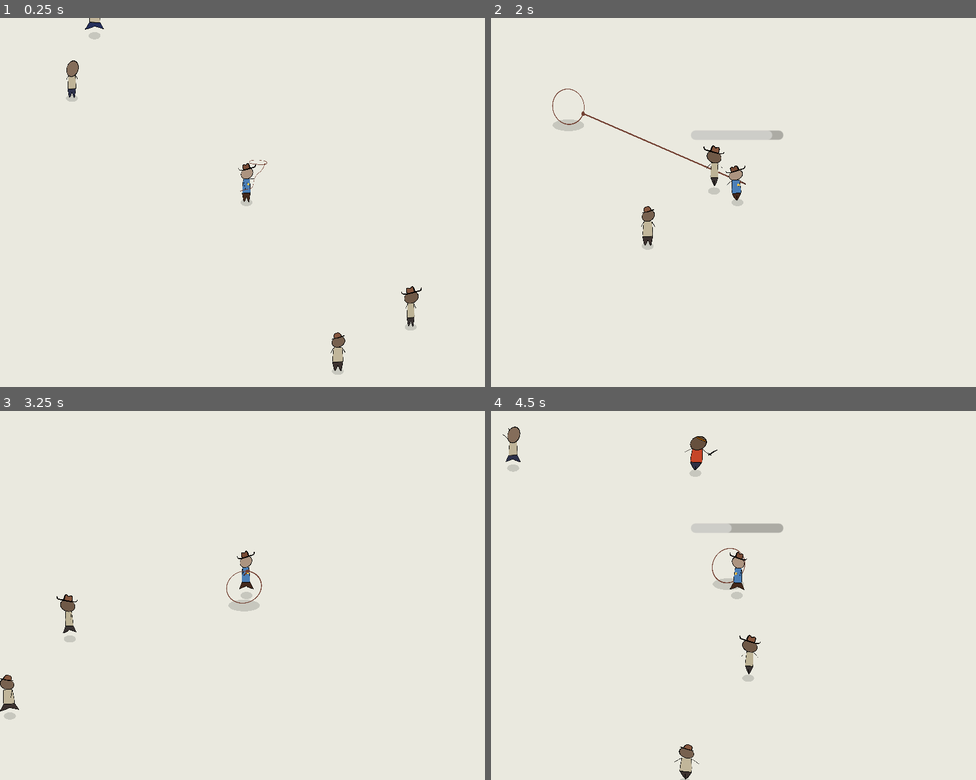
Above: before the commit, frames 1-4 (two rows, left to right).
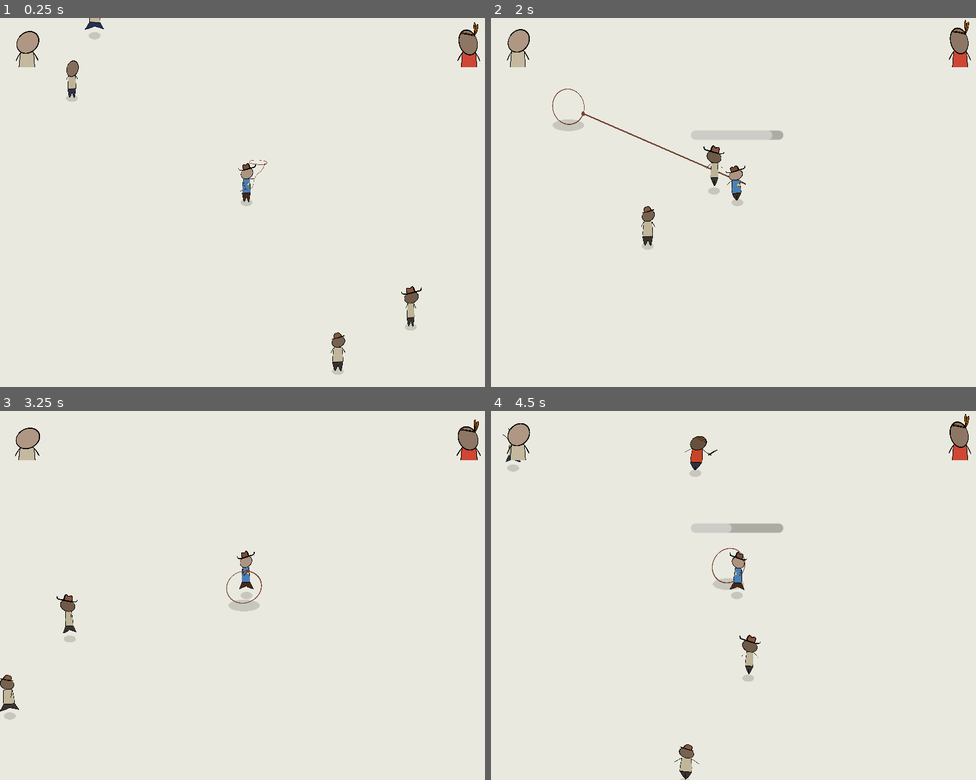
Above: after the commit, the same moments.

Repository: martindzejky/gmtk2025
Game: Godot game, scene res://waves_testing.tscn
Two runs of this game, one before a commit and one after it. Both use one fixed random seed, a clock stepped at 60 frames per second and the inputs below. Before the commit the project starts from res://main.tscn.
Inputs (mouse positions are in pixels of both pictures, inside the frame that each line leads up to):
- Up to frame 1 (0.25 s): no input
- Up to frame 2 (2 s): move the mouse to (845, 184) at 0.52 s; hold D (move_right) 0.53-1.28 s; tap Shift (dash) at 0.6 s; move the mouse to (636, 220) at 1.27 s; hold S (move_down) from 1.28 s (still down); click (636, 220) at 1.35 s
- Up to frame 3 (3.25 s): move the mouse to (295, 514) at 2.02 s; release S (move_down) at 2.03 s; hold D (move_right) 2.03-2.78 s; tap Shift (dash) at 2.1 s; move the mouse to (223, 669) at 2.77 s; hold W (move_up) from 2.78 s (still down); click (223, 669) at 2.85 s
- Up to frame 4 (4.5 s): move the mouse to (883, 650) at 3.52 s; release W (move_up) at 3.53 s; hold A (move_left) from 3.53 s (still down); tap Shift (dash) at 3.6 s; move the mouse to (588, 540) at 4.27 s; click (588, 540) at 4.35 s

The runs differ from the first frame. In frame 1, 0.7% of the frame differs, in the area x 3-99%, y 1-14%; in frame 2, 0.7%, in the area x 3-99%, y 0-14%; in frame 3, 0.7%; in frame 4, 0.7%.

Commit message:
folks can die + crappy UI test

Diff:
--- a/dude_testing.tscn
+++ b/dude_testing.tscn
@@ -23,6 +23,7 @@
 [node name="camera" parent="." instance=ExtResource("2_sagn4")]
 
 [node name="ui" type="CanvasLayer" parent="."]
+layer = 10
 
 [node name="ui_root" type="Control" parent="ui"]
 layout_mode = 3
--- a/main.tscn
+++ /dev/null
@@ -1,31 +0,0 @@
-[gd_scene load_steps=9 format=3 uid="uid://bifqkl6lsp6wc"]
-
-[ext_resource type="PackedScene" uid="uid://qwj8b5x4g7c1" path="res://objects/player.tscn" id="1_0xm2m"]
-[ext_resource type="Script" uid="uid://bcpmyhlyslkwq" path="res://scripts/wave_spawner.gd" id="2_0xm2m"]
-[ext_resource type="Script" uid="uid://dmo2rhel62y5f" path="res://scripts/spawn_wave.gd" id="3_lquwl"]
-[ext_resource type="Resource" uid="uid://b15ivea504ili" path="res://waves/wave_0.tres" id="4_1bvp3"]
-[ext_resource type="Resource" uid="uid://bkjxd3s8qho82" path="res://waves/wave_1.tres" id="5_lquwl"]
-[ext_resource type="Resource" uid="uid://cspiwl2qqobau" path="res://waves/wave_2.tres" id="6_7mycd"]
-[ext_resource type="Resource" uid="uid://d1uha8uiqksby" path="res://waves/wave_3.tres" id="7_272bh"]
-[ext_resource type="PackedScene" uid="uid://celdle61b8mey" path="res://objects/folk.tscn" id="8_5vw27"]
-
-[node name="main" type="Node2D"]
-y_sort_enabled = true
-
-[node name="player" parent="." instance=ExtResource("1_0xm2m")]
-
-[node name="wave_spawner" type="Node" parent="."]
-script = ExtResource("2_0xm2m")
-waves = Array[ExtResource("3_lquwl")]([ExtResource("4_1bvp3"), ExtResource("5_lquwl"), ExtResource("6_7mycd"), ExtResource("7_272bh")])
-
-[node name="folk" parent="." instance=ExtResource("8_5vw27")]
-position = Vector2(178, 135)
-
-[node name="folk2" parent="." instance=ExtResource("8_5vw27")]
-position = Vector2(99, 183)
-
-[node name="folk3" parent="." instance=ExtResource("8_5vw27")]
-position = Vector2(-189, -113)
-
-[node name="folk4" parent="." instance=ExtResource("8_5vw27")]
-position = Vector2(-161, -184)
--- a/objects/dude.tscn
+++ b/objects/dude.tscn
@@ -767,6 +767,92 @@
 }
 tracks/9/use_blend = true
 
+[sub_resource type="Animation" id="Animation_nb8wc"]
+resource_name = "die"
+length = 0.6
+tracks/0/type = "value"
+tracks/0/imported = false
+tracks/0/enabled = true
+tracks/0/path = NodePath("jump_animation/rotation_scale_animation/body_scale/body:frame")
+tracks/0/interp = 1
+tracks/0/loop_wrap = true
+tracks/0/keys = {
+"times": PackedFloat32Array(0),
+"transitions": PackedFloat32Array(1),
+"update": 1,
+"values": [11]
+}
+tracks/1/type = "value"
+tracks/1/imported = false
+tracks/1/enabled = true
+tracks/1/path = NodePath("jump_animation/rotation_scale_animation/body_scale/legs:frame")
+tracks/1/interp = 1
+tracks/1/loop_wrap = true
+tracks/1/keys = {
+"times": PackedFloat32Array(0),
+"transitions": PackedFloat32Array(1),
+"update": 1,
+"values": [2]
+}
+tracks/2/type = "bezier"
+tracks/2/imported = false
+tracks/2/enabled = true
+tracks/2/path = NodePath("jump_animation:position:y")
+tracks/2/interp = 1
+tracks/2/loop_wrap = true
+tracks/2/keys = {
+"handle_modes": PackedInt32Array(0, 0, 0),
+"points": PackedFloat32Array(0, 0, -1, 0, -1, -3.84175, -0.15, 0, 0.15, 0, 0, 0, -1, 0, -1),
+"times": PackedFloat32Array(0, 0.266667, 0.6)
+}
+tracks/3/type = "bezier"
+tracks/3/imported = false
+tracks/3/enabled = true
+tracks/3/path = NodePath("jump_animation/rotation_scale_animation:rotation")
+tracks/3/interp = 1
+tracks/3/loop_wrap = true
+tracks/3/keys = {
+"handle_modes": PackedInt32Array(0, 0),
+"points": PackedFloat32Array(0, -0.25, 0, 0.25, 0, 1.5708, -0.2, -1.27871, 0.25, 0),
+"times": PackedFloat32Array(0, 0.6)
+}
+tracks/4/type = "bezier"
+tracks/4/imported = false
+tracks/4/enabled = true
+tracks/4/path = NodePath("jump_animation/rotation_scale_animation:scale:x")
+tracks/4/interp = 1
+tracks/4/loop_wrap = true
+tracks/4/keys = {
+"handle_modes": PackedInt32Array(0, 2, 1),
+"points": PackedFloat32Array(1.2, -0.25, 0, 0.0666667, -0.698407, 1.19741, -0.0367525, -0.496502, 0.0388369, 0.52466, 0.8, 0, 0, 0, 0),
+"times": PackedFloat32Array(0, 0.166667, 0.6)
+}
+tracks/5/type = "bezier"
+tracks/5/imported = false
+tracks/5/enabled = true
+tracks/5/path = NodePath("jump_animation/rotation_scale_animation:scale:y")
+tracks/5/interp = 1
+tracks/5/loop_wrap = true
+tracks/5/keys = {
+"handle_modes": PackedInt32Array(0, 2, 2),
+"points": PackedFloat32Array(0.9, -0.25, 0, 0.0706288, 0.797932, 0.91416, -0.0269663, 0.255547, 0.0475129, -0.450258, 1.2, -0.0941325, 0.238526, 0, 0),
+"times": PackedFloat32Array(0, 0.164374, 0.6)
+}
+tracks/6/type = "method"
+tracks/6/imported = false
+tracks/6/enabled = true
+tracks/6/path = NodePath(".")
+tracks/6/interp = 1
+tracks/6/loop_wrap = true
+tracks/6/keys = {
+"times": PackedFloat32Array(0.6),
+"transitions": PackedFloat32Array(1),
+"values": [{
+"args": [],
+"method": &"emit_die_end"
+}]
+}
+
 [sub_resource type="Animation" id="Animation_t4klp"]
 resource_name = "fleeing"
 length = 0.8
@@ -1756,6 +1842,7 @@
 &"captured": SubResource("Animation_720c1"),
 &"dash": SubResource("Animation_swm5h"),
 &"dash_lasso": SubResource("Animation_kj05k"),
+&"die": SubResource("Animation_nb8wc"),
 &"fleeing": SubResource("Animation_t4klp"),
 &"idle": SubResource("Animation_tkn7g"),
 &"idle_lasso": SubResource("Animation_o0308"),
@@ -1823,7 +1910,6 @@
 scale = Vector2(0.0561217, 0.0561217)
 texture = ExtResource("3_cr6a7")
 hframes = 13
-frame = 8
 
 [node name="sheriff_star" type="Sprite2D" parent="jump_animation/rotation_scale_animation/body_scale/body"]
 visible = false
--- a/objects/folk.tscn
+++ b/objects/folk.tscn
@@ -48,4 +48,5 @@
 [node name="enemy_attack_timer" type="Timer" parent="."]
 one_shot = true
 
+[connection signal="die_end" from="dude" to="." method="_on_dude_die_end"]
 [connection signal="timeout" from="enemy_attack_timer" to="." method="_on_enemy_attack_timer_timeout"]
--- a/scripts/dude.gd
+++ b/scripts/dude.gd
@@ -3,6 +3,7 @@
 
 signal melee_attack
 signal shoot_attack
+signal die_end
 
 @export_category('Sprites')
 @export var legs_sprite: Sprite2D
@@ -120,6 +121,9 @@
 func emit_shoot_attack():
   shoot_attack.emit()
 
+func emit_die_end():
+  die_end.emit()
+
 func equip_melee_weapon(weapon: Node2D):
   melee_slot.add_child(weapon)
 
--- a/scripts/enemy.gd
+++ b/scripts/enemy.gd
@@ -331,7 +331,7 @@
 
   if can_attack_folks:
     if randf() < attack_folks_bias:
-      print('Decided to attack a folk')
+      print('Decided to attack folks')
       state = State.ATTACKING_FOLK
 
       var all_folks := get_tree().get_nodes_in_group('folk')
@@ -402,9 +402,17 @@
   melee_strike.global_position = global_position
   melee_strike.global_rotation = global_position.angle_to_point(attack_target.global_position)
 
-  if attack_target == release_captured_target:
-    release_captured_target.free_from_capture() # TODO: this should be done in the melee strike object
-    release_captured_target = null
+  if is_instance_valid(release_captured_target):
+    if attack_target == release_captured_target:
+      release_captured_target.free_from_capture() # TODO: this should be done in the melee strike object
+      release_captured_target = null
+      attack_target = null
+
+  if is_instance_valid(attack_folks_target):
+    if attack_target == attack_folks_target:
+      attack_folks_target.hit_by_enemy() # TODO: this should be done in the ranged strike object
+      attack_folks_target = null
+      attack_target = null
 
 func perform_ranged_attack():
   var projectile = projectile_object.instantiate()
--- a/scripts/folk.gd
+++ b/scripts/folk.gd
@@ -27,7 +27,8 @@
   IDLE,
   WANDERING,
   RUNNING_AWAY_FROM_ENEMIES,
-  GETTING_ATTACKED_BY_ENEMY
+  GETTING_ATTACKED_BY_ENEMY,
+  DYING
 }
 
 var state: State = State.IDLE
@@ -42,16 +43,20 @@
 func _physics_process(_delta):
   velocity = Vector2.ZERO
 
-  if enemy_attack_timer.time_left > 0:
-    pass
-  elif are_enemies_nearby() or running_away_from_enemies_timer.time_left > 0:
-    state = State.RUNNING_AWAY_FROM_ENEMIES
-  elif state == State.RUNNING_AWAY_FROM_ENEMIES:
-    go_to_idle_from_random_duration()
+  if state != State.DYING:
+    if enemy_attack_timer.time_left > 0:
+      pass
+    elif are_enemies_nearby() or running_away_from_enemies_timer.time_left > 0:
+      state = State.RUNNING_AWAY_FROM_ENEMIES
+    elif state == State.RUNNING_AWAY_FROM_ENEMIES:
+      go_to_idle_from_random_duration()
 
   match state:
     State.IDLE:
       dude.play_animation('idle')
+
+    State.DYING:
+      dude.play_animation('die')
 
     State.WANDERING:
       dude.play_animation('running')
@@ -153,8 +158,17 @@
     velocity = direction * move_speed
 
 func start_enemy_attacking_timer():
-  state = State.GETTING_ATTACKED_BY_ENEMY
-  enemy_attack_timer.start()
+  if state != State.DYING:
+    state = State.GETTING_ATTACKED_BY_ENEMY
+    enemy_attack_timer.start()
 
 func _on_enemy_attack_timer_timeout():
-  state = State.RUNNING_AWAY_FROM_ENEMIES
+  if state != State.DYING:
+    state = State.RUNNING_AWAY_FROM_ENEMIES
+
+func hit_by_enemy():
+  state = State.DYING
+
+func _on_dude_die_end() -> void:
+  # TODO: something more grandiose
+  queue_free()
--- /dev/null
+++ b/waves_testing.tscn
@@ -0,0 +1,85 @@
+[gd_scene load_steps=12 format=3 uid="uid://bifqkl6lsp6wc"]
+
+[ext_resource type="PackedScene" uid="uid://qwj8b5x4g7c1" path="res://objects/player.tscn" id="1_0xm2m"]
+[ext_resource type="Script" uid="uid://bcpmyhlyslkwq" path="res://scripts/wave_spawner.gd" id="2_0xm2m"]
+[ext_resource type="Script" uid="uid://dmo2rhel62y5f" path="res://scripts/spawn_wave.gd" id="3_lquwl"]
+[ext_resource type="Resource" uid="uid://b15ivea504ili" path="res://waves/wave_0.tres" id="4_1bvp3"]
+[ext_resource type="Resource" uid="uid://bkjxd3s8qho82" path="res://waves/wave_1.tres" id="5_lquwl"]
+[ext_resource type="Resource" uid="uid://cspiwl2qqobau" path="res://waves/wave_2.tres" id="6_7mycd"]
+[ext_resource type="Resource" uid="uid://d1uha8uiqksby" path="res://waves/wave_3.tres" id="7_272bh"]
+[ext_resource type="PackedScene" uid="uid://celdle61b8mey" path="res://objects/folk.tscn" id="8_5vw27"]
+[ext_resource type="PackedScene" uid="uid://dur5dy1hc4dca" path="res://objects/dude.tscn" id="9_iikrv"]
+
+[sub_resource type="Gradient" id="Gradient_iikrv"]
+colors = PackedColorArray(0.71094, 0.675425, 0.555555, 1, 0.887922, 0.827973, 0.746662, 1)
+
+[sub_resource type="Gradient" id="Gradient_fekgo"]
+colors = PackedColorArray(0.856869, 0.279472, 0.265211, 1, 0.701292, 0.259397, 0.058602, 1)
+
+[node name="main" type="Node2D"]
+y_sort_enabled = true
+
+[node name="player" parent="." instance=ExtResource("1_0xm2m")]
+
+[node name="wave_spawner" type="Node" parent="."]
+script = ExtResource("2_0xm2m")
+waves = Array[ExtResource("3_lquwl")]([ExtResource("4_1bvp3"), ExtResource("5_lquwl"), ExtResource("6_7mycd"), ExtResource("7_272bh")])
+
+[node name="folk" parent="." instance=ExtResource("8_5vw27")]
+position = Vector2(178, 135)
+
+[node name="folk2" parent="." instance=ExtResource("8_5vw27")]
+position = Vector2(99, 183)
+
+[node name="folk3" parent="." instance=ExtResource("8_5vw27")]
+position = Vector2(-189, -113)
+
+[node name="folk4" parent="." instance=ExtResource("8_5vw27")]
+position = Vector2(-161, -184)
+
+[node name="ui" type="CanvasLayer" parent="."]
+layer = 10
+
+[node name="root" type="Control" parent="ui"]
+layout_mode = 3
+anchors_preset = 15
+anchor_right = 1.0
+anchor_bottom = 1.0
+grow_horizontal = 2
+grow_vertical = 2
+
+[node name="margin" type="MarginContainer" parent="ui/root"]
+layout_mode = 1
+anchors_preset = 10
+anchor_right = 1.0
+grow_horizontal = 2
+
+[node name="container" type="HBoxContainer" parent="ui/root/margin"]
+layout_mode = 2
+
+[node name="folks" type="Control" parent="ui/root/margin/container"]
+clip_contents = true
+custom_minimum_size = Vector2(80, 80)
+layout_mode = 2
+
+[node name="folk_dude" parent="ui/root/margin/container/folks" instance=ExtResource("9_iikrv")]
+position = Vector2(42.9, 121.08)
+scale = Vector2(2.53992, 2.53992)
+body_color_gradient = SubResource("Gradient_iikrv")
+bandana_chance = 0.0
+
+[node name="spacer" type="Control" parent="ui/root/margin/container"]
+layout_mode = 2
+size_flags_horizontal = 3
+
+[node name="enemies" type="Control" parent="ui/root/margin/container"]
+clip_contents = true
+custom_minimum_size = Vector2(80, 80)
+layout_mode = 2
+
+[node name="enemy_dude" parent="ui/root/margin/container/enemies" instance=ExtResource("9_iikrv")]
+position = Vector2(42.9, 121.08)
+scale = Vector2(-2.54, 2.54)
+body_color_gradient = SubResource("Gradient_fekgo")
+hat_chance = 0.0
+bandana_chance = 1.0
Not shown: 1 places in objects/dude.tscn that only renumber resources
